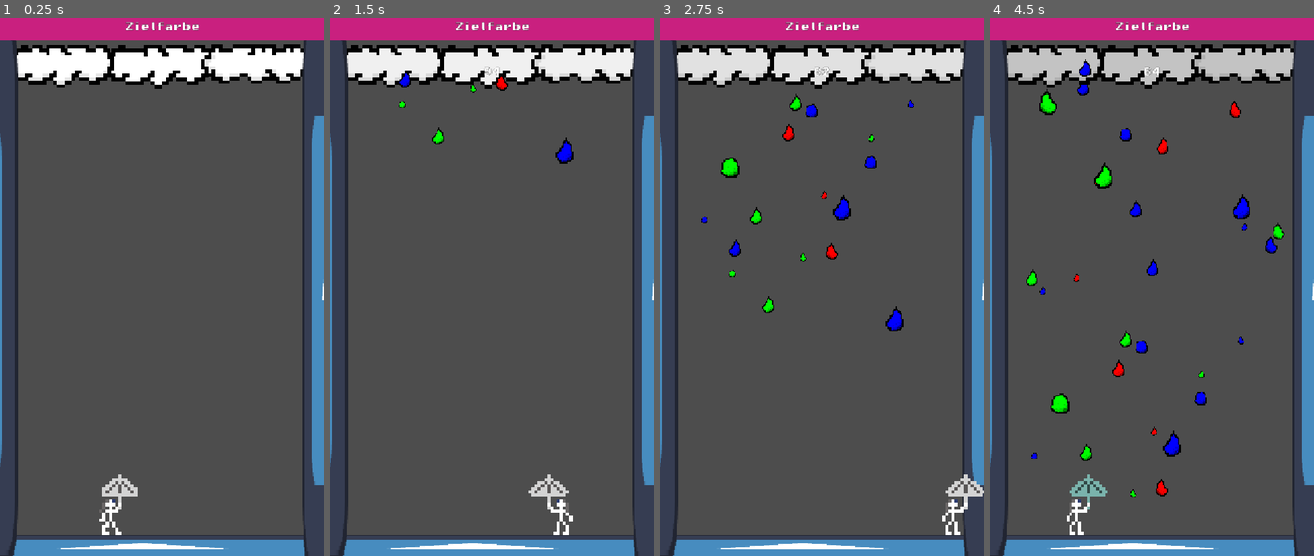
Above: before the commit, frames 1-4 (left to right).
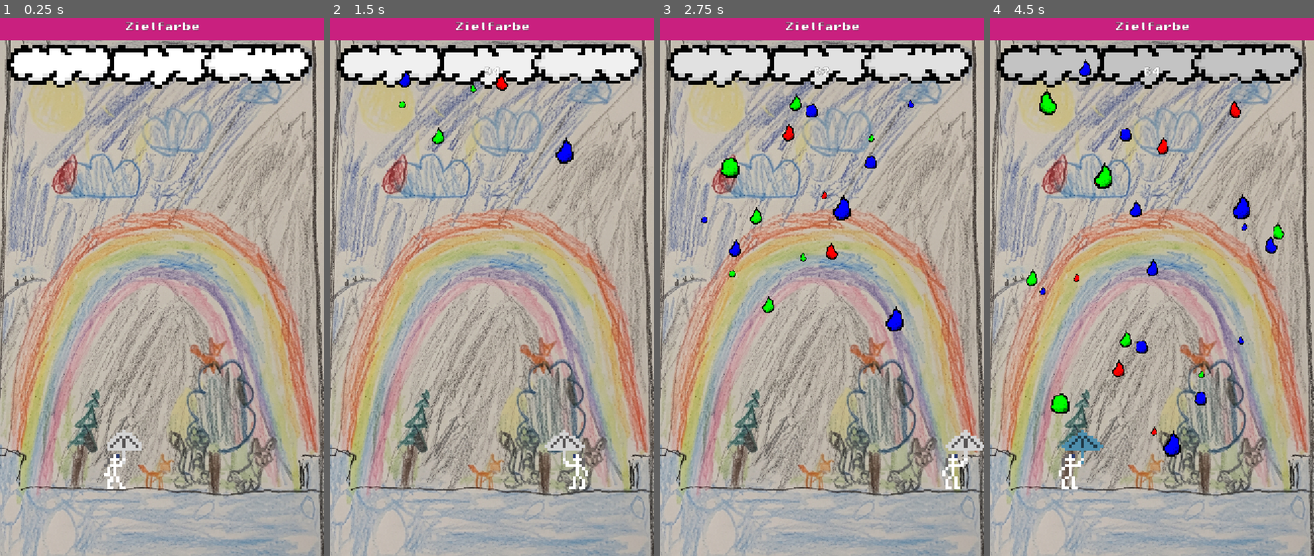
Above: after the commit, the same moments.

Repository: Gellardo/gamejam-farbe-bekennen
Game: Godot game, scene res://game.tscn
Two runs of this game, one before a commit and one after it. Both use one fixed random seed, a clock stepped at 60 frames per second and the inputs below. The engine's default icon, where the game draws it, is replaced by a stand-in: a white triangle on a blue panel in a dark square.
Inputs (mouse positions are in pixels of both pictures, inside the frame that each line leads up to):
- Up to frame 1 (0.25 s): no input
- Up to frame 2 (1.5 s): tap Enter at 0.5 s; move the mouse to (563, 260) at 0.52 s; hold Right (right) 0.53-1.25 s; click (563, 260) at 0.67 s; drag from (427, 313) to (488, 71) at 1.27 s
- Up to frame 3 (2.75 s): move the mouse to (854, 168) at 2.02 s; hold Right (right) from 2.03 s (still down)
- Up to frame 4 (4.5 s): release Right (right) at 2.75 s; drag from (1135, 394) to (1226, 324) at 2.77 s; move the mouse to (1249, 367) at 3.52 s; hold Left (left) 3.53-4.25 s; drag from (1054, 206) to (1161, 459) at 4.27 s

The runs differ from the first frame. In frame 1, 88% of the frame differs, in the area x 0-100%, y 4-100%; in frame 2, 88%; in frame 3, 87%; in frame 4, 87%.

Commit message:
Pretty Background and fixed turning animation

Diff:
--- a/game.tscn
+++ b/game.tscn
@@ -2,6 +2,7 @@
 
 [ext_resource type="PackedScene" uid="uid://dy7k6p2k8837c" path="res://player.tscn" id="1_80nbo"]
 [ext_resource type="Script" uid="uid://oovrhihg00n6" path="res://scripts/round_manager.gd" id="1_fc0e3"]
+[ext_resource type="Texture2D" uid="uid://dra2to77fwj1x" path="res://assets/Background.jpg" id="3_7jktm"]
 [ext_resource type="PackedScene" uid="uid://c058exfebffk" path="res://cloud.tscn" id="3_fc0e3"]
 [ext_resource type="Texture2D" uid="uid://b04ykn8mnrjk3" path="res://icon.svg" id="3_feb5d"]
 
@@ -27,48 +28,56 @@
 [node name="Camera2D" type="Camera2D" parent="." unique_id=481348015]
 position = Vector2(363, 592)
 
-[node name="Cloud" parent="." unique_id=281911265 instance=ExtResource("3_fc0e3")]
-position = Vector2(1, 34)
+[node name="Background2" type="Node2D" parent="." unique_id=1417931430]
 
-[node name="Background" type="Node" parent="." unique_id=1229567961]
+[node name="Sprite2D2" type="Sprite2D" parent="Background2" unique_id=545326435]
+position = Vector2(354.5, 632.5801)
+scale = Vector2(0.4781251, 0.46203318)
+texture = ExtResource("3_7jktm")
 
-[node name="Ground" type="StaticBody2D" parent="Background" unique_id=844469753]
+[node name="Ground" type="StaticBody2D" parent="Background2" unique_id=844469753]
+visible = false
 physics_material_override = SubResource("PhysicsMaterial_e2o6t")
 
-[node name="CollisionShape2D" type="CollisionShape2D" parent="Background/Ground" unique_id=1785358017]
-position = Vector2(141, 10)
+[node name="CollisionShape2D" type="CollisionShape2D" parent="Background2/Ground" unique_id=1785358017]
+position = Vector2(482, -81)
 shape = SubResource("WorldBoundaryShape2D_6lhik")
 
-[node name="Sprite2D" type="Sprite2D" parent="Background/Ground" unique_id=1779319486]
-position = Vector2(320, 1176.25)
-scale = Vector2(10.6484375, 0.4882822)
+[node name="Sprite2D" type="Sprite2D" parent="Background2/Ground" unique_id=1779319486]
+position = Vector2(354, 1085)
+scale = Vector2(6.6562495, 0.4882822)
 texture = ExtResource("3_feb5d")
 
-[node name="LeftWall" type="StaticBody2D" parent="Background" unique_id=297536896]
+[node name="LeftWall" type="StaticBody2D" parent="Background2" unique_id=297536896]
+visible = false
 
-[node name="CollisionShape2D" type="CollisionShape2D" parent="Background/LeftWall" unique_id=299336342]
+[node name="CollisionShape2D" type="CollisionShape2D" parent="Background2/LeftWall" unique_id=299336342]
 position = Vector2(-71.25, 600)
 shape = SubResource("RectangleShape2D_fc0e3")
 
-[node name="Sprite2D" type="Sprite2D" parent="Background/LeftWall" unique_id=1552600545]
+[node name="Sprite2D" type="Sprite2D" parent="Background2/LeftWall" unique_id=1552600545]
 position = Vector2(-72.5, 604)
 scale = Vector2(1.8203125, 9.75)
 texture = ExtResource("3_feb5d")
 
-[node name="RightWall" type="StaticBody2D" parent="Background" unique_id=625722766]
+[node name="RightWall" type="StaticBody2D" parent="Background2" unique_id=625722766]
+visible = false
 
-[node name="CollisionShape2D" type="CollisionShape2D" parent="Background/RightWall" unique_id=427792333]
+[node name="CollisionShape2D" type="CollisionShape2D" parent="Background2/RightWall" unique_id=427792333]
 position = Vector2(736.5, 596.5)
 shape = SubResource("RectangleShape2D_7jktm")
 
-[node name="Sprite2D" type="Sprite2D" parent="Background/RightWall" unique_id=1874843985]
+[node name="Sprite2D" type="Sprite2D" parent="Background2/RightWall" unique_id=1874843985]
 position = Vector2(738.5, 604.99994)
 scale = Vector2(0.9765628, 9.765626)
 texture = ExtResource("3_feb5d")
 
+[node name="Cloud" parent="." unique_id=281911265 instance=ExtResource("3_fc0e3")]
+position = Vector2(1, 34)
+
 [node name="Player" parent="." unique_id=757642284 instance=ExtResource("1_80nbo")]
 z_index = 1
-position = Vector2(242, 1145)
+position = Vector2(252, 1044)
 
 [node name="HUD" type="CanvasLayer" parent="." unique_id=474887139]
 
@@ -120,6 +129,7 @@
 
 [node name="ResultLabel" type="Label" parent="HUD/GameOverPopup/VBoxContainer" unique_id=743697189]
 layout_mode = 2
+theme_override_constants/line_spacing = 5
 text = "---Round Over---
 Accuracy:
 Score:
--- a/scripts/player.gd
+++ b/scripts/player.gd
@@ -1,6 +1,8 @@
 extends CharacterBody2D
 
 const SPEED = 500.0
+const FLIP_SPEED = 25.0
+const TOUCH_DEAD_ZONE = 10
 
 @onready var visuals = $Visuals
 @onready var umbrella = $Visuals/SpriteUmbrella
@@ -25,14 +27,14 @@
     current_color = ColorManager.color_blend(current_color, color, size*0.1)
     umbrella.modulate = current_color
 
-func set_facing(dir: int, delta) -> void:
-    if dir == 0 or dir == facing_direction and absf(visuals.scale.x) == 1:
-        return
-    facing_direction = sign(dir)
-    # Flips both Top and Bottom sprites simultaneously without desyncing
-    # Including the hurtbox is fine since it is not involved in moving,
-    # only projectile collisions. It flips together with the sprites
-    visuals.scale.x = lerp(visuals.scale.x, 1.0*facing_direction, 30.0*delta)
+func update_facing(delta) -> void:
+    if not is_equal_approx(facing_direction, visuals.scale.x):
+        # Flips both Top and Bottom sprites simultaneously without desyncing
+        # Including the hurtbox is fine since it is not involved in moving,
+        # only projectile collisions. It flips together with the sprites
+        visuals.scale.x = lerp(visuals.scale.x, 1.0*facing_direction, FLIP_SPEED*delta)
+        if abs(visuals.scale.x - facing_direction) < 0.01:
+            visuals.scale.x = facing_direction
 
 func _ready() -> void:
     umbrella.modulate = current_color
@@ -46,13 +48,14 @@
     var direction := Input.get_axis("left", "right")
     if is_touching:
         var diff: float = touch_target_x - global_position.x
-        if abs(diff) > 10:
+        if abs(diff) > TOUCH_DEAD_ZONE:
             direction = sign(diff)
 
     if direction:
-        velocity.x = direction * SPEED
-        set_facing(direction, delta)
+        velocity.x = move_toward(velocity.x, direction * SPEED, SPEED/5)
+        facing_direction = sign(direction)
     else:
-        velocity.x = move_toward(velocity.x, 0, SPEED)
+        velocity.x = move_toward(velocity.x, 0, SPEED/5)
+    update_facing(delta)
 
     move_and_slide()
Binary file added: assets/Background.jpg
Not shown, added: assets/Background.jpg.import
